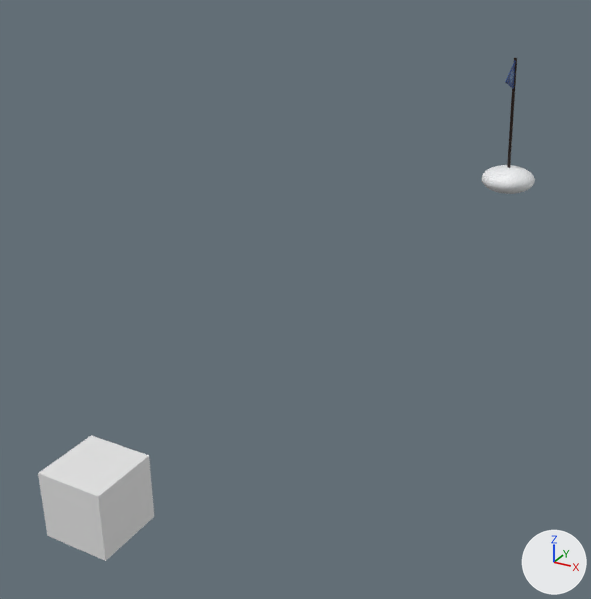
The FBX model models/WinterWonderland.fbx, before and after one commit.
Camera for both pictures: a camera (50 mm lens) standing at (3.3, -3.28, 3.62) and looking at (-0.8, 4.16, -0.1). Arrows for +X, +Y and +Z are at lower right; the lights stay in place. Where no turn or scale is listed for an object, it has been applied to the vertices.

In view in the first picture: 'Cube', 'SnowBase'.
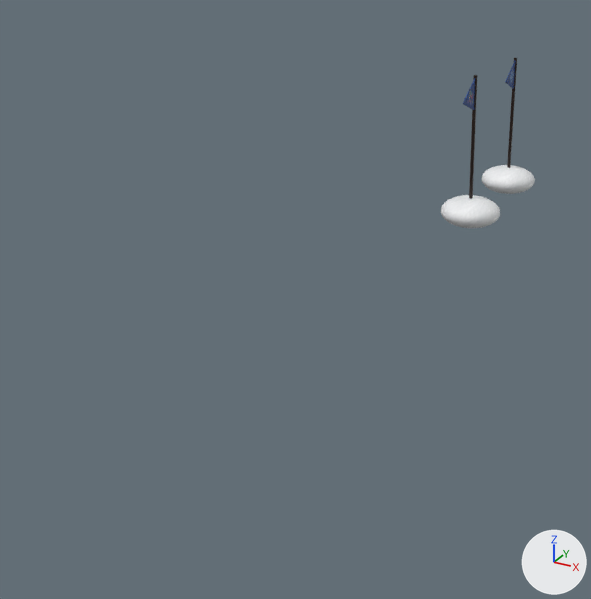
What changed in the scene script:
```text
Add img_fireworkspoleflag_png:
    img_fireworkspoleflag_png = load_image('fireworksPoleFlag.png', 'fireworksPoleFlag.png', 512, 512, 'sRGB')
Add mat_material_snowflakepoleflag_001:
    mat_material_snowflakepoleflag_001 = principled_material('Material.SnowflakePoleFlag.001')
    mat_material_snowflakepoleflag_001.texture = img_fireworkspoleflag_png  # with its transparency
Add me_cube_002:
    me_cube_002.from_pydata(...)  # 6 vertices, 5 faces; spans x -0.005..0.005, y -0.508..0.007, z -0.019..0.43
    me_cube_002.materials.append(mat_material_snowflakepoleflag_001)  # picture img_fireworkspoleflag_png
Remove ob_cube:
    ob_cube = bpy.data.objects.new('Cube', me_cube)
    ob_cube.location = (0.0, 0.0, 0.25)
Add ob_fireworksflag:
    ob_fireworksflag = bpy.data.objects.new('FireworksFlag', me_cube_002)
    ob_fireworksflag.location = (0.0, 7.74, 1.52)
Add ob_pole_001:
    ob_pole_001 = bpy.data.objects.new('Pole.001', me_cylinder.copy())  # the mesh of ob_pole
    ob_pole_001.location = (0.0, 8.0, 0.0)
Add ob_snowbase_001:
    ob_snowbase_001 = bpy.data.objects.new('SnowBase.001', me_cube_004.copy())  # the mesh of ob_snowbase
    ob_snowbase_001.location = (0.0, 8.0, 0.0)
```

Where the change shows, as pixel boxes (x1, y1, x2, y2) in the pictures (591 x 599 px):
'Cube', deleted
    before: (38, 435, 154, 561)
'SnowBase.001', added
    after: (441, 195, 500, 228)
'Pole.001', added (black)
    after: (469, 75, 477, 199)
'FireworksFlag', added
    after: (463, 78, 475, 110)
